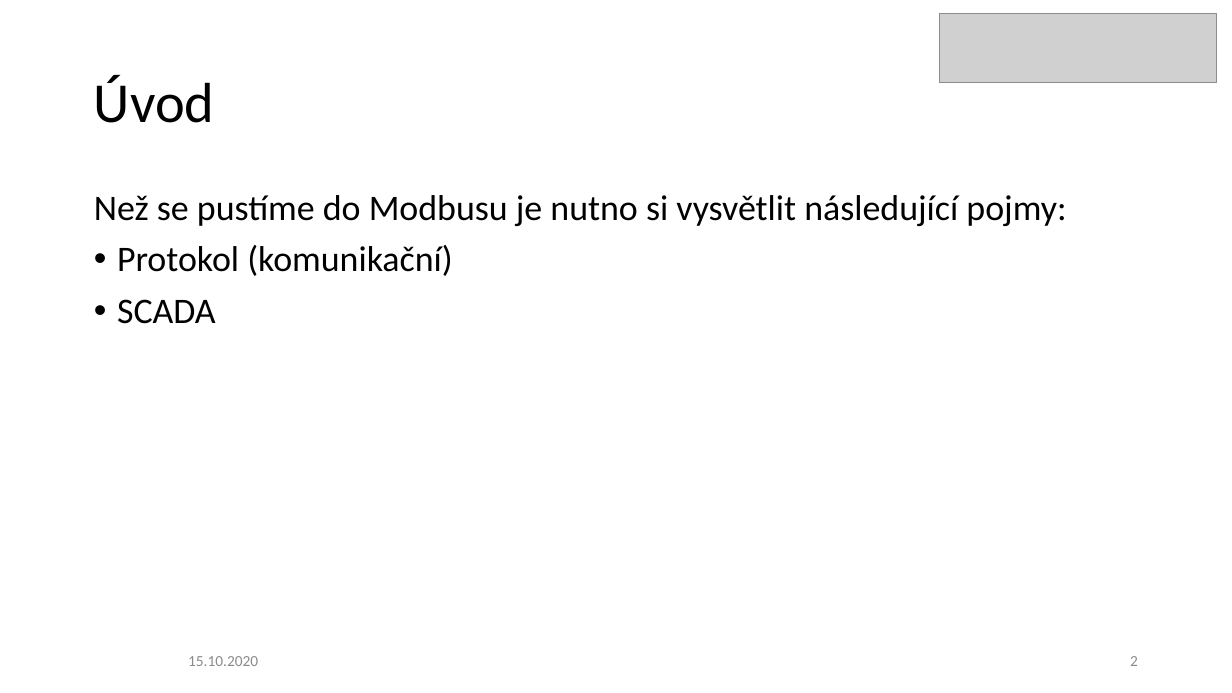
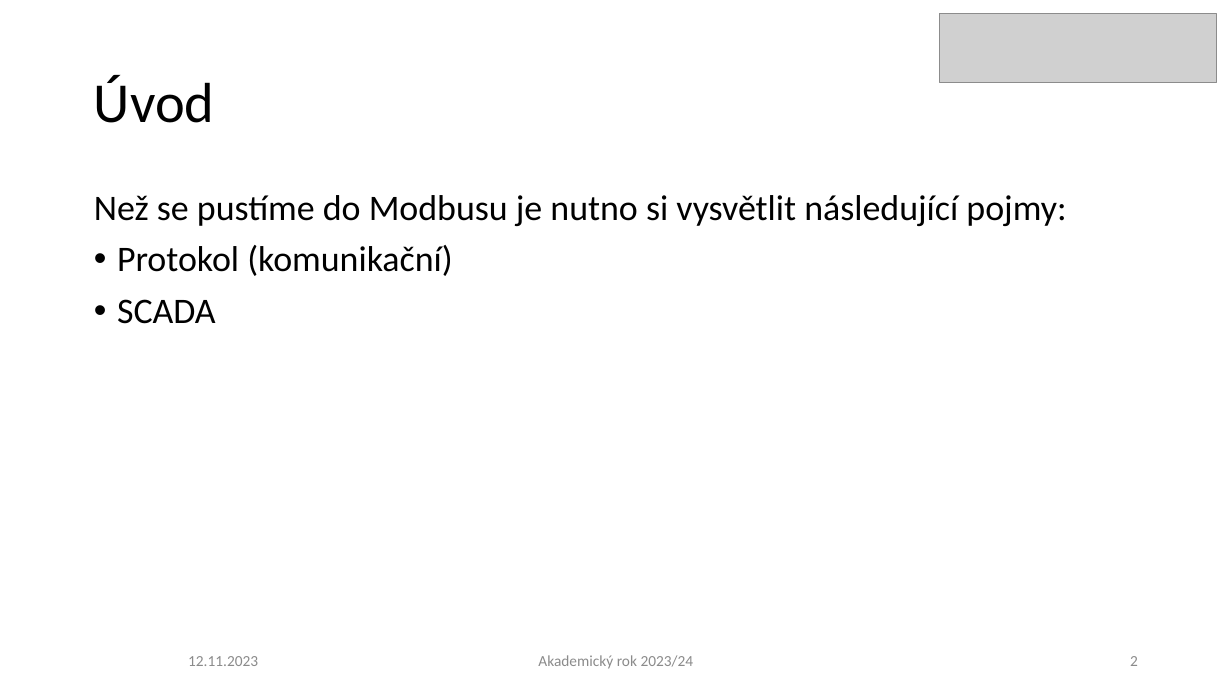
Before and after one commit to sps-prosek/Px-PLC-4EB, a slide deck: slide 2 of Serial_communication/src/Modbus.pptx. Drawn at 1232x693 pixels with LibreOffice and Linux fonts; fonts in the diff are those of the drawing; grey boxes stand for pictures. Boxes give left, top, right and bottom in pixels: in the first picture for what was removed or moved away, otherwise in the second. Text is boxed around its words. In the diff, an @@ line names an element or a change of style, - is before the commit and + after.

```diff
--- a/Serial_communication/src/Modbus.pptx
+++ b/Serial_communication/src/Modbus.pptx
@@ text at bbox=[188, 656, 258, 666]: text changed @@
-15.10.2020
+12.11.2023
@@ text added at bbox=[538, 655, 694, 669], 12 pt, text #8C8C8C @@
+Akademický rok 2023/24
```
Also in this commit, not shown: 9 other slides changed, 8 other files.
